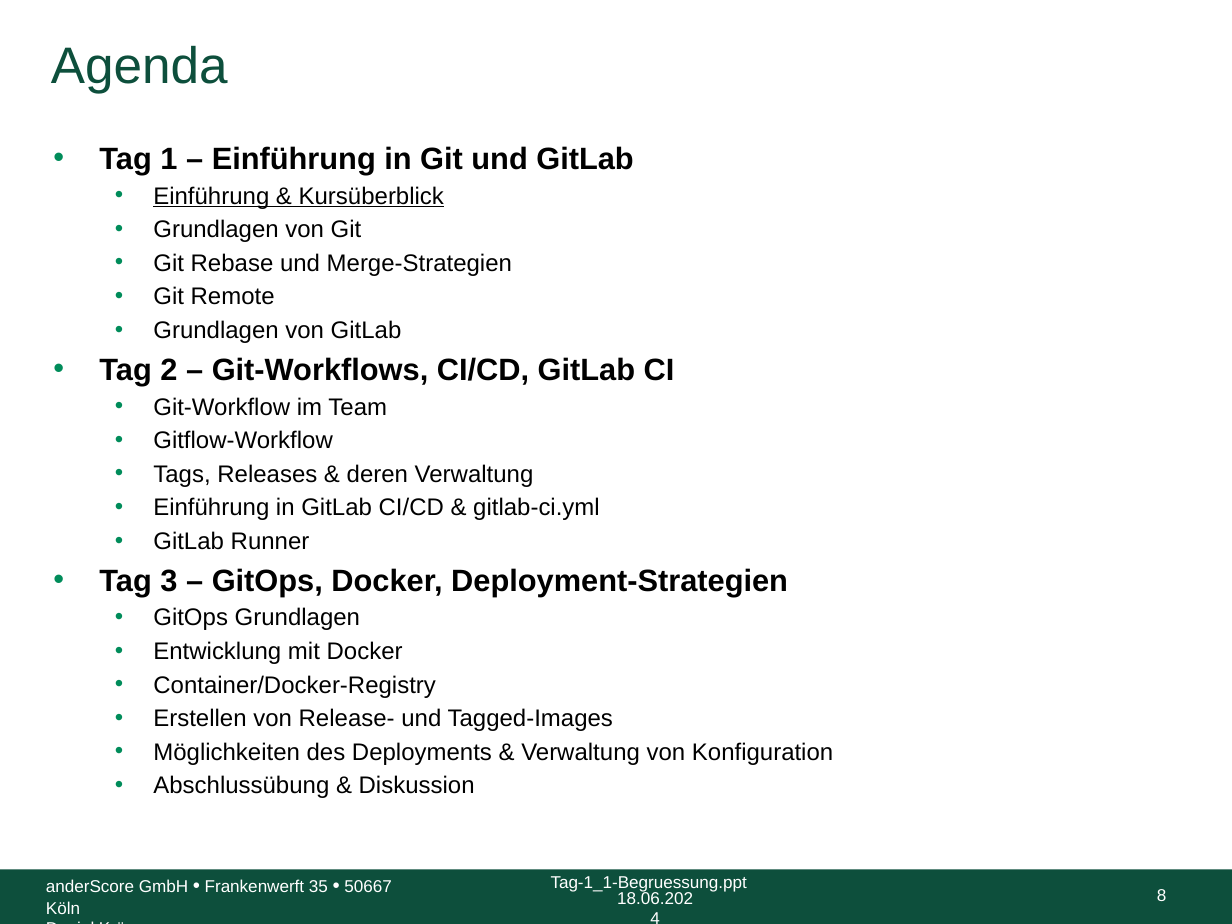
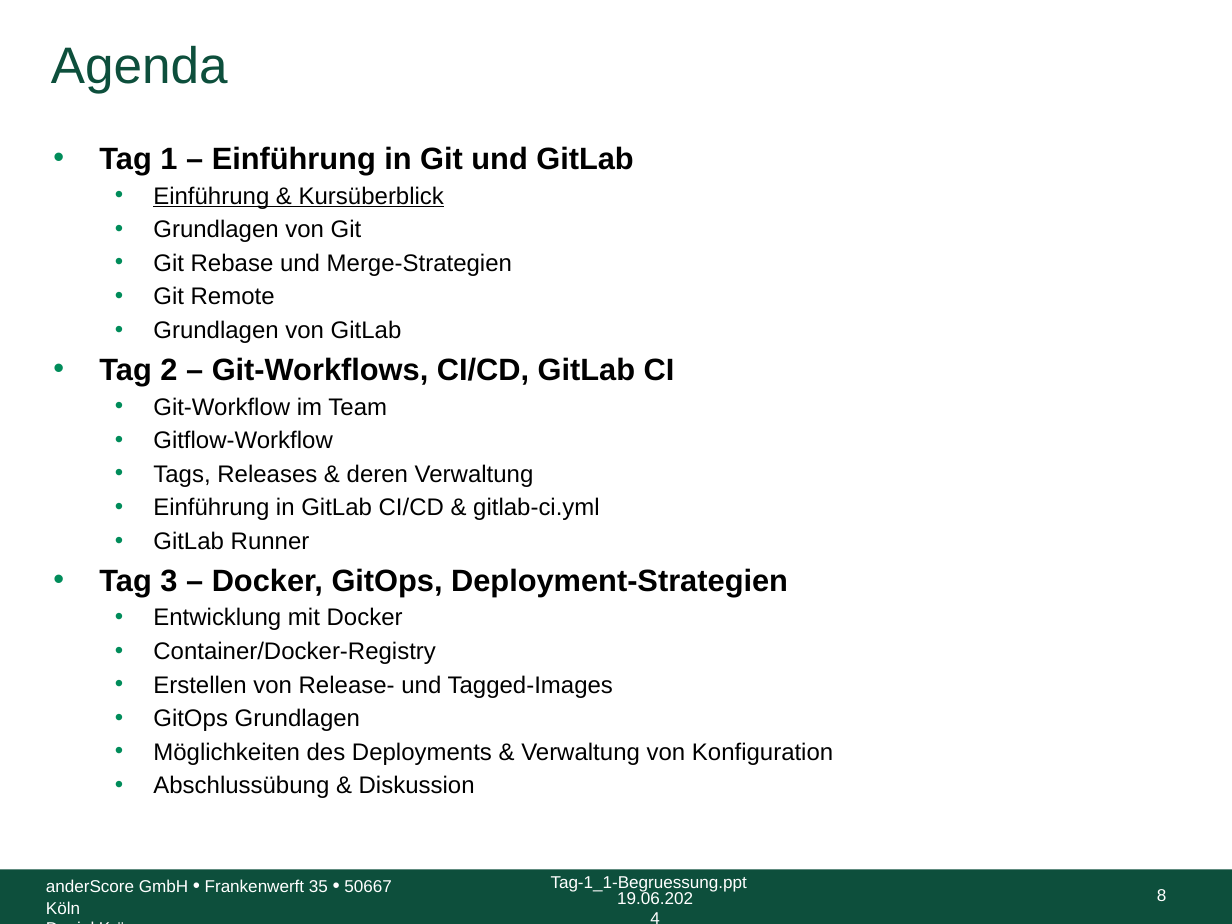
Before and after one commit to anderscore-gmbh/gitlab, a slide deck: slide 8 of slides/Tag-1_1-Begruessung.pptx. Drawn at 1232x924 pixels with LibreOffice and Linux fonts; fonts in the diff are those of the drawing; background and template pictures are left out. Boxes give left, top, right and bottom in pixels: in the first picture for what was removed or moved away, otherwise in the second. Text is boxed around its words. In the diff, an @@ line names an element or a change of style, - is before the commit and + after.

```diff
--- a/slides/Tag-1_1-Begruessung.pptx
+++ b/slides/Tag-1_1-Begruessung.pptx
@@ text at <box>99,568,788,596</box>: text changed @@
-• Tag 3 – GitOps, Docker, Deployment-Strategien
-  • GitOps Grundlagen
+• Tag 3 – Docker, GitOps, Deployment-Strategien
@@ text at <box>153,708,360,731</box>: paragraph added @@
+  • GitOps Grundlagen
@@ text at <box>617,890,693,904</box>: text changed @@
-18.06.2024
+19.06.2024
```
Also in this commit, not shown: 10 other slides changed, 18 other files.
